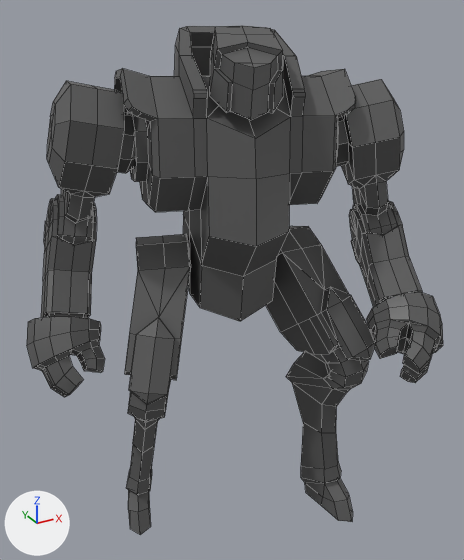
Two versions of the FBX model Assets/Units/Knight/Knight_Idles.fbx, one commit apart.
One viewpoint serves both versions: a 50 mm lens placed at (-0.957, -1.756, 1.889), pointed at (-0.006, -0.027, 1.024). Every picture has the same lights, and +X, +Y and +Z are marked at lower left. Both versions are drawn at frame 51 of the action 'Idle_RightStance'; the numbers are the values there. Mesh edges are drawn as thin lines. Vertices at the same position are counted once.

Names of what the first picture shows: 'Knight:LeftArm', 'Knight:LeftLeg', 'Knight:RightArm', 'Knight:RightLeg', 'Knight:Torso'.
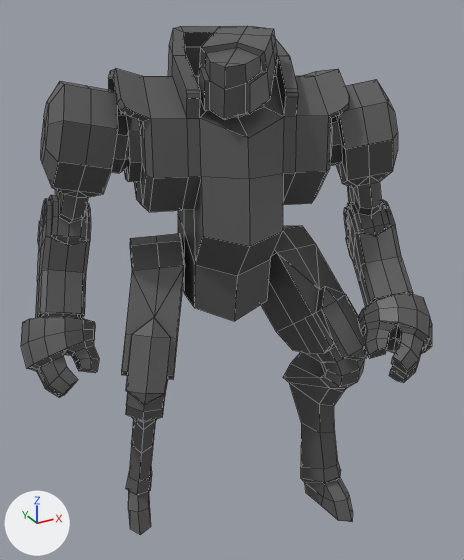
Commit message: Added a knight

Boxes (x1, y1, x2, y2) around the edits, measured in the pictures (464 x 560 px; the box of a moved part takes in the faces that stretch with it):
'Knight:Torso', reshaped: before (114, 25, 356, 321); after (108, 26, 349, 321)
'Knight:RightArm', reshaped: before (27, 81, 135, 397); after (21, 81, 128, 398)
'Knight:LeftArm', reshaped: before (336, 79, 443, 383); after (330, 79, 432, 383)
'Knight:LeftLeg', reshaped: before (266, 226, 375, 522); after (261, 226, 367, 522)
'Knight:RightLeg', reshaped: before (125, 234, 190, 535); after (121, 233, 185, 535)
part 3 of me_mesh_002, moved or reshaped: before (125, 234, 190, 493); after (121, 233, 185, 493)
part 4 of me_mesh_004, moved or reshaped: before (266, 226, 375, 496); after (261, 226, 367, 496)

What changed in the scene script:
```text
Change me_mesh_001:
    where me_mesh_001.from_pydata(...)  # 322 vertices, 353 faces; spans x 27.5..63.4, y 76.2..165.4, z -5.8..56.5
    used by ob_knight_leftarm; location = (0.0, 0.0, 0.0); rotation_euler = (1.571, 0.0, 0.0), in degrees (90, 0, 0); scale = (0.01, 0.01, 0.01)
    me_mesh_001 part 2: the whole mesh is multiplied about its middle by the matrix ((1.0, -0.018, -0.017), (0.017, 0.999, -0.042), (0.018, 0.042, 0.999)), then moved by (-1.5, -0.5, -1.8)
Change me_mesh_002:
    used by ob_knight_rightleg; location = (0.0, 0.0, 0.0); rotation_euler = (1.571, 0.0, 0.0), in degrees (90, 0, 0); scale = (0.01, 0.01, 0.01)
    remove me_mesh_002.from_pydata(...)  # 152 vertices, 164 faces; spans x -42.3..-7.3, y -0.2..116.3, z -30.5..17.8
    add me_mesh_002.from_pydata(...)  # 152 vertices, 164 faces; spans x -43.1..-9.0, y -0.2..116.4, z -30.5..17.5
    me_mesh_002 part 3: 132 of 152 vertices moved; they spanned x -42.3..-7.3, y 4.0..116.3, z -30.5..17.8 and now span x -43.1..-9.0, y 4.0..116.4, z -30.5..17.5; mean shift (-1.0, 0.0, -0.4); largest move (-9.9, 115.7, -12.4) -> (-11.8, 115.8, -13.7)
Change me_mesh_004:
    used by ob_knight_leftleg; location = (0.0, 0.0, 0.0); rotation_euler = (1.571, 0.0, 0.0), in degrees (90, 0, 0); scale = (0.01, 0.01, 0.01)
    remove me_mesh_004.from_pydata(...)  # 152 vertices, 164 faces; spans x 13.1..42.7, y -0.2..116.0, z -13.0..36.6
    add me_mesh_004.from_pydata(...)  # 152 vertices, 164 faces; spans x 11.5..42.7, y -0.2..115.9, z -14.0..35.5
    me_mesh_004 part 4: 137 of 152 vertices moved; they spanned x 13.1..42.2, y 4.6..116.0, z -13.0..36.6 and now span x 11.5..42.1, y 4.5..115.9, z -14.0..35.5; mean shift (-1.0, 0.1, -0.8); largest move (30.6, 113.0, -8.6) -> (28.8, 113.1, -9.6)
Change me_mesh_003:
    used by ob_knight_torso; location = (0.0, 0.0, 0.0); rotation_euler = (1.571, 0.0, 0.0), in degrees (90, 0, 0); scale = (0.01, 0.01, 0.01)
    remove me_mesh_003.from_pydata(...)  # 276 vertices, 274 faces; spans x -34.6..39.5, y 90.3..181.6, z -33.4..26.9
    add me_mesh_003.from_pydata(...)  # 276 vertices, 274 faces; spans x -36.2..37.8, y 90.3..181.5, z -34.3..26.0
    me_mesh_003 part 5: 276 of 276 vertices moved; they spanned x -34.6..39.5, y 90.3..181.6, z -33.4..26.9 and now span x -36.2..37.8, y 90.3..181.5, z -34.3..26.0; mean shift (-1.7, 0.0, -0.9); largest move (-6.3, 172.3, 24.8) -> (-12.8, 172.3, 20.9)
Change me_mesh:
    where me_mesh.from_pydata(...)  # 322 vertices, 353 faces; spans x -67.1..-24.9, y 71.5..167.1, z -40.8..7.9
    used by ob_knight_rightarm; location = (0.0, 0.0, 0.0); rotation_euler = (1.571, 0.0, 0.0), in degrees (90, 0, 0); scale = (0.01, 0.01, 0.01)
    me_mesh part 1: the whole mesh is multiplied about its middle by the matrix ((1.0, 0.0, 0.008), (0.0, 1.0, 0.001), (-0.008, -0.001, 1.0)), then moved by (-1.7, 0.0, -0.8)
```
